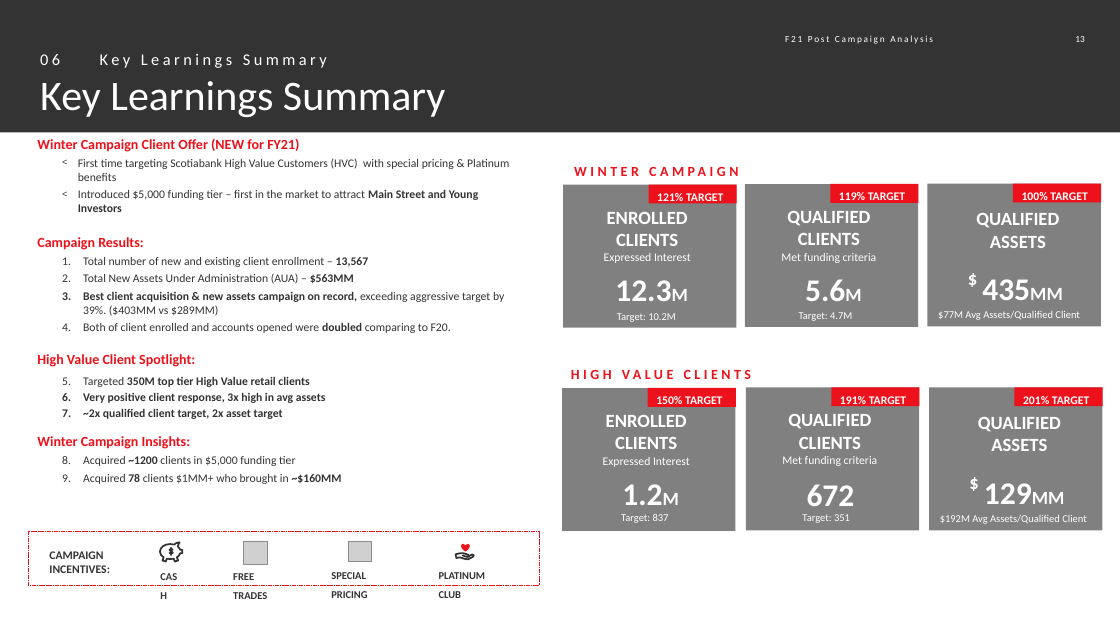
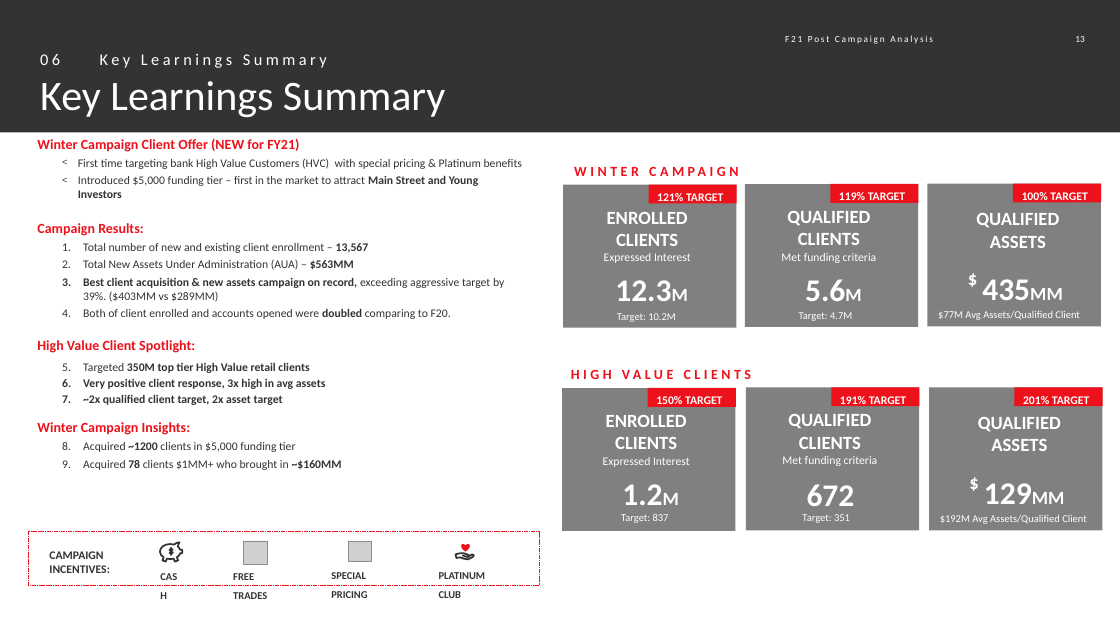
Before and after one commit to ClareRuan/Post-Campaign-Analysis-for-Online-Brokerage-Business, a slide deck: slide 13 of F21 Winter Post Campaign Analysis_demo.pptx. Drawn at 1120x630 pixels with LibreOffice and Linux fonts; fonts in the diff are those of the drawing; grey boxes stand for pictures. Boxes give left, top, right and bottom in pixels: in the first picture for what was removed or moved away, otherwise in the second. Text is boxed around its words. In the diff, an @@ line names an element or a change of style, - is before the commit and + after.

```diff
--- a/F21 Winter Post Campaign Analysis_demo.pptx
+++ b/F21 Winter Post Campaign Analysis_demo.pptx
@@ text at (x1=78, y1=158, x2=522, y2=169): text changed @@
-< First time targeting Scotiabank High Value Customers (HVC) with special pricing & Platinum benefits
+< First time targeting bank High Value Customers (HVC) with special pricing & Platinum benefits
```
Also in this commit, not shown: 3 other slides changed.
